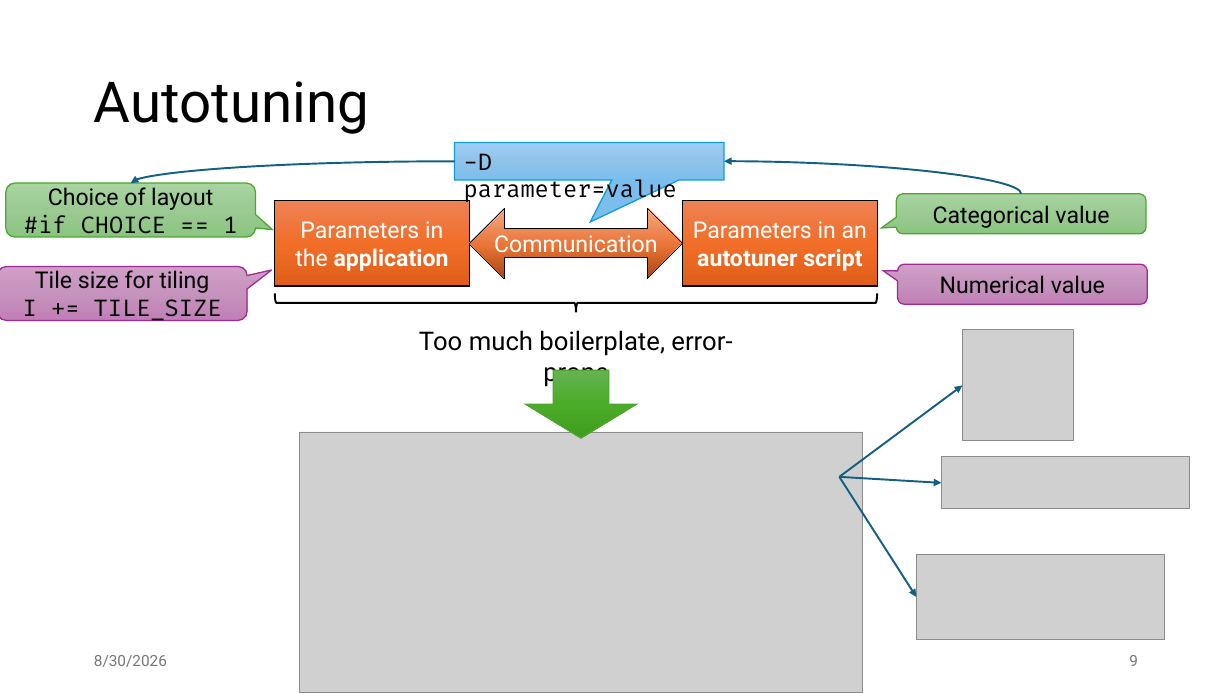
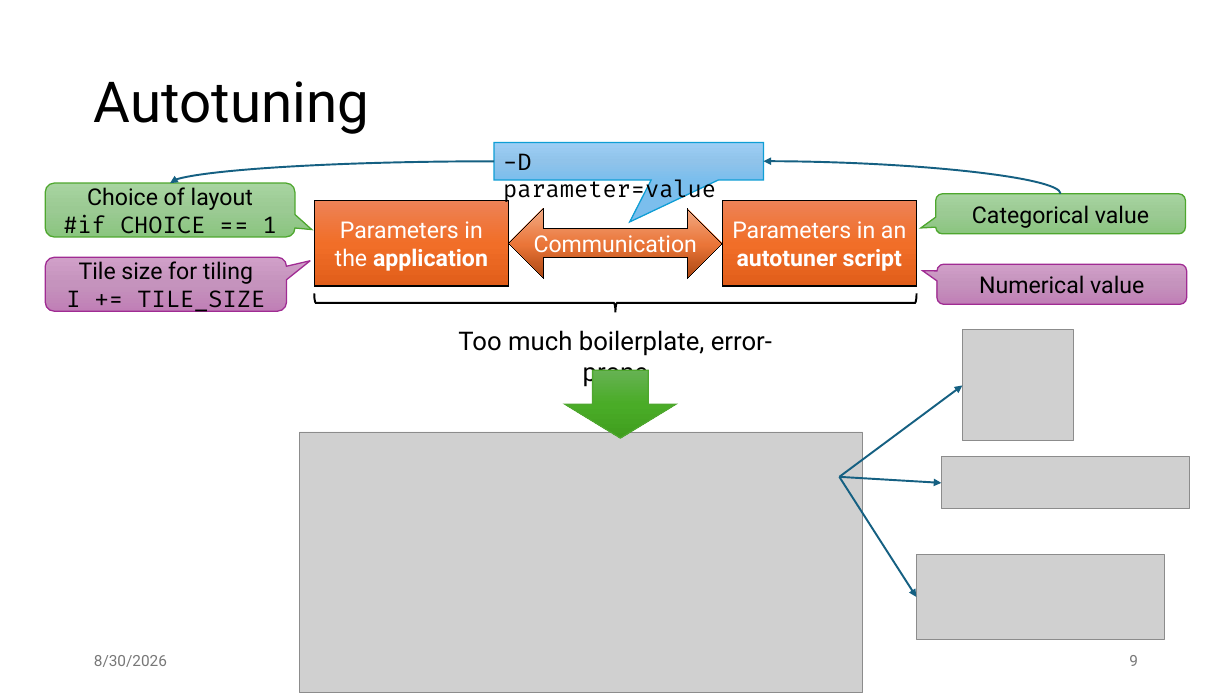
Before and after one commit to jiriklepl/phd-thesis, a slide deck: slide 9 of slides/Optimizing Memory Layouts and Traversal Orders in High-Performance Computing.pptx. Drawn at 1232x693 pixels with LibreOffice and Linux fonts; fonts in the diff are those of the drawing; grey boxes stand for pictures. Boxes give left, top, right and bottom in pixels: in the first picture for what was removed or moved away, otherwise in the second. Text is boxed around its words. In the diff, an @@ line names an element or a change of style, - is before the commit and + after.

```diff
--- a/slides/Optimizing Memory Layouts and Traversal Orders in High-Performance Computing.pptx
+++ b/slides/Optimizing Memory Layouts and Traversal Orders in High-Performance Computing.pptx
@@ 3 rounded speech boxes, 2 rectangles, 2 curved arrows, 1 left right arrow, 1 speech box, 1 text, 1 right brace, 1 down arrow: place and size @@
-3 rounded speech boxes, 2 rectangles, 2 curved arrows, 1 left right arrow, 1 speech box, 1 text, 1 right brace, 1 down arrow at (6, 142, 1147, 438)
+3 rounded speech boxes, 2 rectangles, 2 curved arrows, 1 left right arrow, 1 speech box, 1 text, 1 right brace, 1 down arrow at (45, 142, 1187, 438)
@@ rounded speech box "Tile size for tiling I ...": place and size @@
-rounded speech box "Tile size for tiling I ..." at (0, 266, 247, 320)
+rounded speech box "Tile size for tiling I ..." at (45, 257, 287, 311)
```
Also in this commit, not shown: 2 other slides changed.
